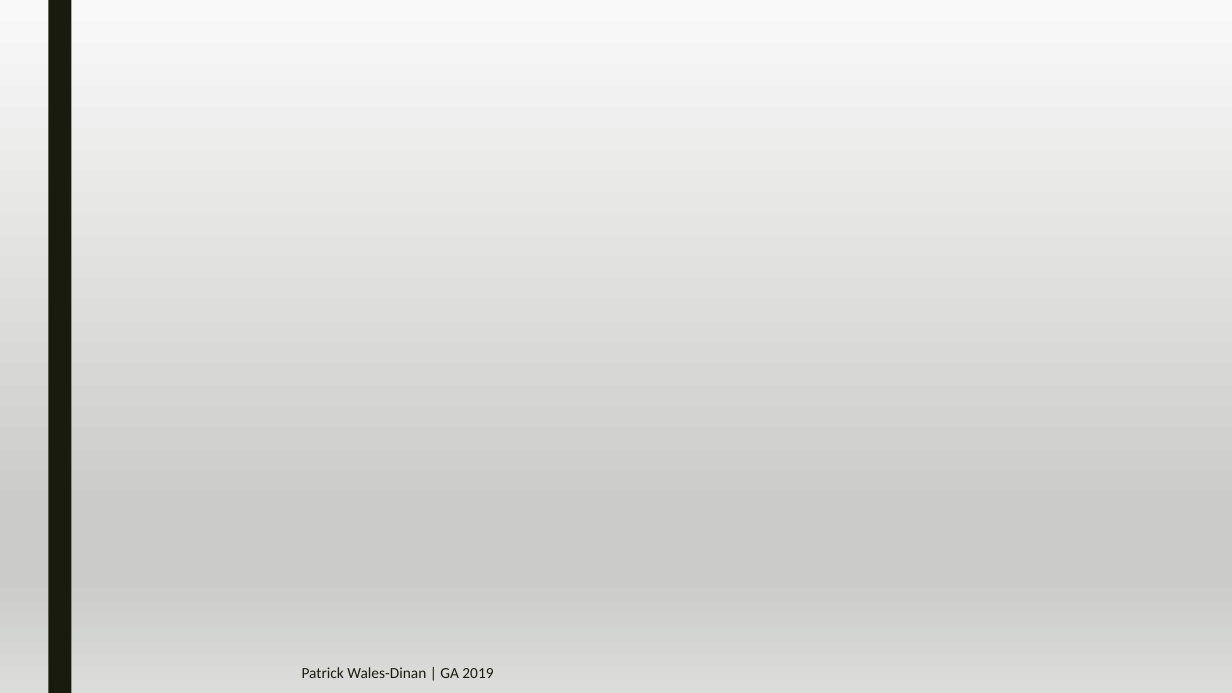
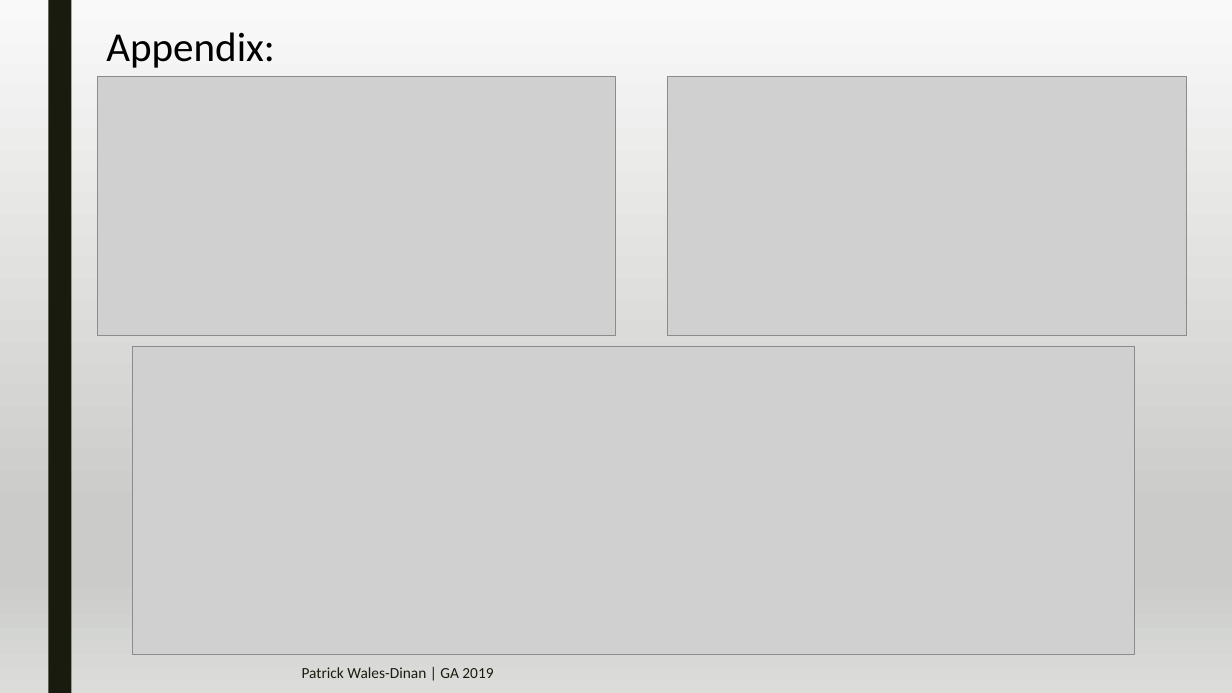
Before and after one commit to pwalesdi/Ames_Housing_Data, a slide deck: slide 13 of Project_2_Presentation.pptx (slide 12 before the commit). Drawn at 1232x693 pixels with LibreOffice and Linux fonts; fonts in the diff are those of the drawing; grey boxes stand for pictures. Boxes give left, top, right and bottom in pixels: in the first picture for what was removed or moved away, otherwise in the second. Text is boxed around its words. In the diff, an @@ line names an element or a change of style, - is before the commit and + after.

Commit message:
presentation done

```diff
--- a/Project_2_Presentation.pptx
+++ b/Project_2_Presentation.pptx
@@ text added at (106,32,275,68), 32 pt, text #000000 @@
+Appendix:
@@ picture added at (97,77,616,336) @@
@@ picture added at (668,77,1187,336) @@
@@ picture added at (132,347,1135,655) @@
```
Also in this commit, not shown: 1 other slide changed, 1 slide added, 3 other files.
